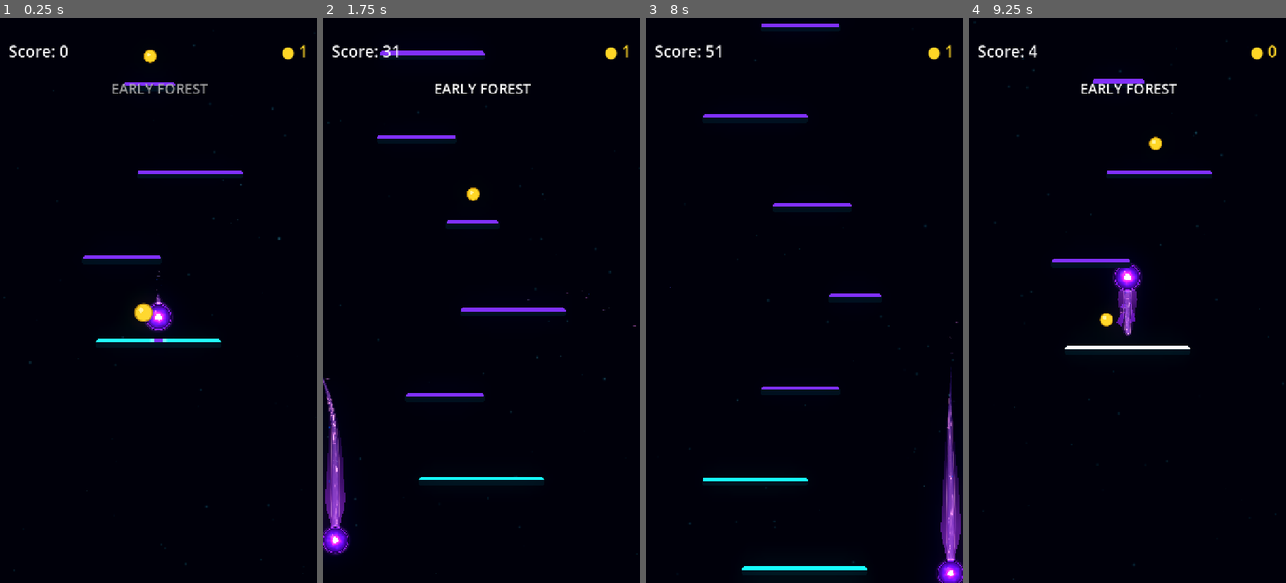
Above: before the commit, frames 1-4 (left to right).
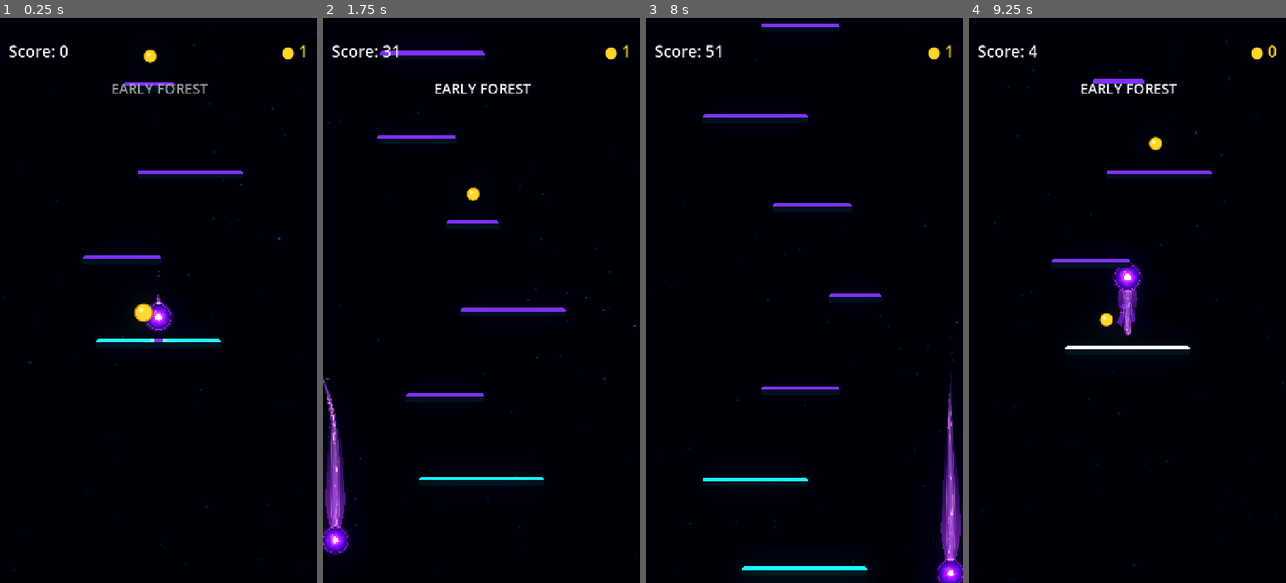
Above: after the commit, the same moments.

Repository: Kryodo/TowerJump
Game: Godot game, scene res://scenes/main.tscn
Two runs of this game, one before a commit and one after it. Both use one fixed random seed, a clock stepped at 60 frames per second and the inputs below.
Inputs (mouse positions are in pixels of both pictures, inside the frame that each line leads up to):
- Up to frame 1 (0.25 s): no input
- Up to frame 2 (1.75 s): move the mouse to (551, 272) at 0.52 s; hold Right (ui_right) 0.53-1.25 s; click (551, 272) at 0.67 s; drag from (418, 328) to (471, 193) at 1.27 s
- Up to frame 3 (8 s): click "Nochmal spielen" at 2 s; move the mouse to (836, 176) at 2.77 s; hold Right (ui_right) 2.78-3.5 s; drag from (788, 413) to (734, 215) at 3.52 s; move the mouse to (899, 385) at 4.27 s; hold Left (ui_left) 4.28-5 s; click "Nochmal spielen" at 5 s; drag from (709, 215) to (794, 204) at 5.77 s; move the mouse to (820, 300) at 6.52 s; hold Left (ui_left) 6.53-7.25 s; click (820, 300) at 6.67 s; drag from (756, 159) to (741, 328) at 7.27 s
- Up to frame 4 (9.25 s): move the mouse to (1197, 272) at 8.02 s; hold Right (ui_right) 8.03-8.75 s; click "Nochmal spielen" at 8.75 s

The runs differ from the first frame. In frame 1, less than 0.1% of the frame differs, in the area x 49-50%, y 49-50%; in frame 2, less than 0.1%; in frame 3, less than 0.1%, in the area x 92-100%, y 71-97%; in frame 4, less than 0.1%.

Commit message:
Widen comet aura neck and strengthen core energy

Diff:
--- a/scenes/ball.tscn
+++ b/scenes/ball.tscn
@@ -24,7 +24,7 @@
 colors = PackedColorArray(1, 1, 1, 1, 1, 1, 1, 0.84, 1, 1, 1, 0.50, 1, 1, 1, 0.04, 1, 1, 1, 0.04, 1, 1, 1, 0.50, 1, 1, 1, 0.84, 1, 1, 1, 1)
 
 [sub_resource type="Curve" id="Curve_iijjg"]
-_data = [Vector2(0, 0.015), 0.0, 4.2, 0, 1, Vector2(0.07, 0.505), 4.2, 1.2, 1, 1, Vector2(0.2, 1.15), 1.2, 0.0, 1, 1, Vector2(0.36, 0.94), 0.0, -0.9, 1, 1, Vector2(0.68, 0.42), -0.9, -1.0, 1, 1, Vector2(0.92, 0.04), -1.0, -0.5, 1, 1, Vector2(1, 0), -0.5, 0.0, 1, 0]
+_data = [Vector2(0, 0.015), 0.0, 4.2, 0, 1, Vector2(0.07, 0.70), 4.2, 1.2, 1, 1, Vector2(0.2, 1.15), 1.2, 0.0, 1, 1, Vector2(0.36, 0.94), 0.0, -0.9, 1, 1, Vector2(0.68, 0.42), -0.9, -1.0, 1, 1, Vector2(0.92, 0.04), -1.0, -0.5, 1, 1, Vector2(1, 0), -0.5, 0.0, 1, 0]
 point_count = 7
 
 [sub_resource type="Gradient" id="Gradient_f7kxq"]
@@ -40,8 +40,8 @@
 [sub_resource type="ShaderMaterial" id="ShaderMaterial_eew57"]
 shader = ExtResource("3_eew57")
 shader_parameter/flow_speed = 0.9
-shader_parameter/energy_strength = 1.5
-shader_parameter/filament_strength = 1.9
+shader_parameter/energy_strength = 1.65
+shader_parameter/filament_strength = 2.1
 shader_parameter/palette_mode = 0
 
 [sub_resource type="Curve" id="Curve_comet_core"]
